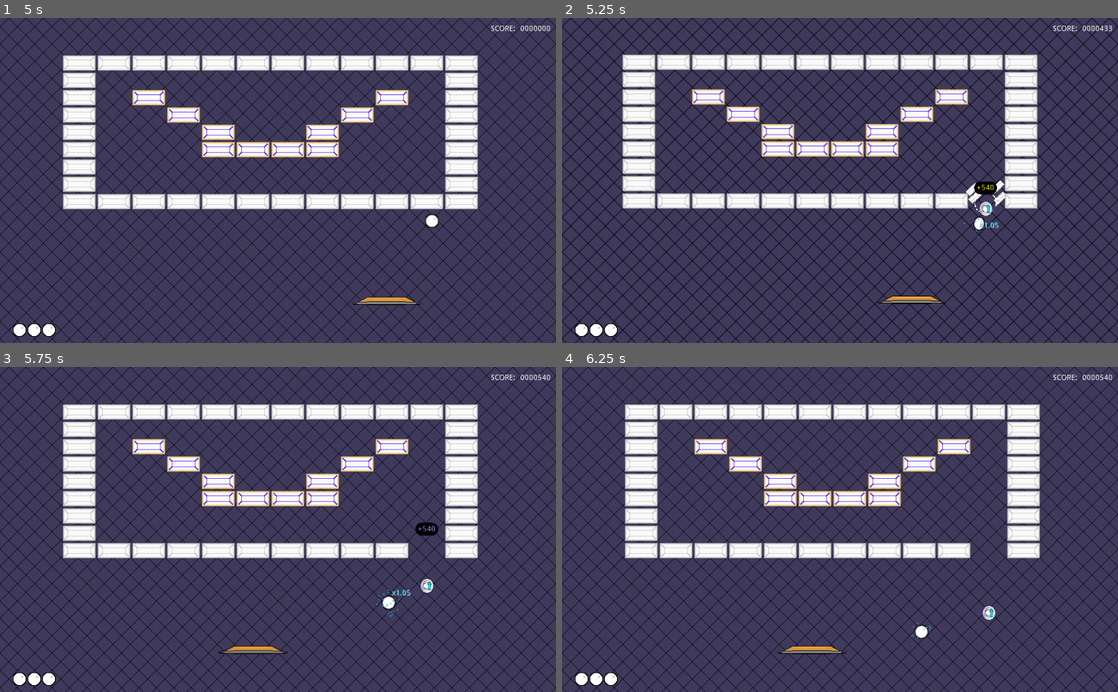
Above: before the commit, frames 1-4 (two rows, left to right).
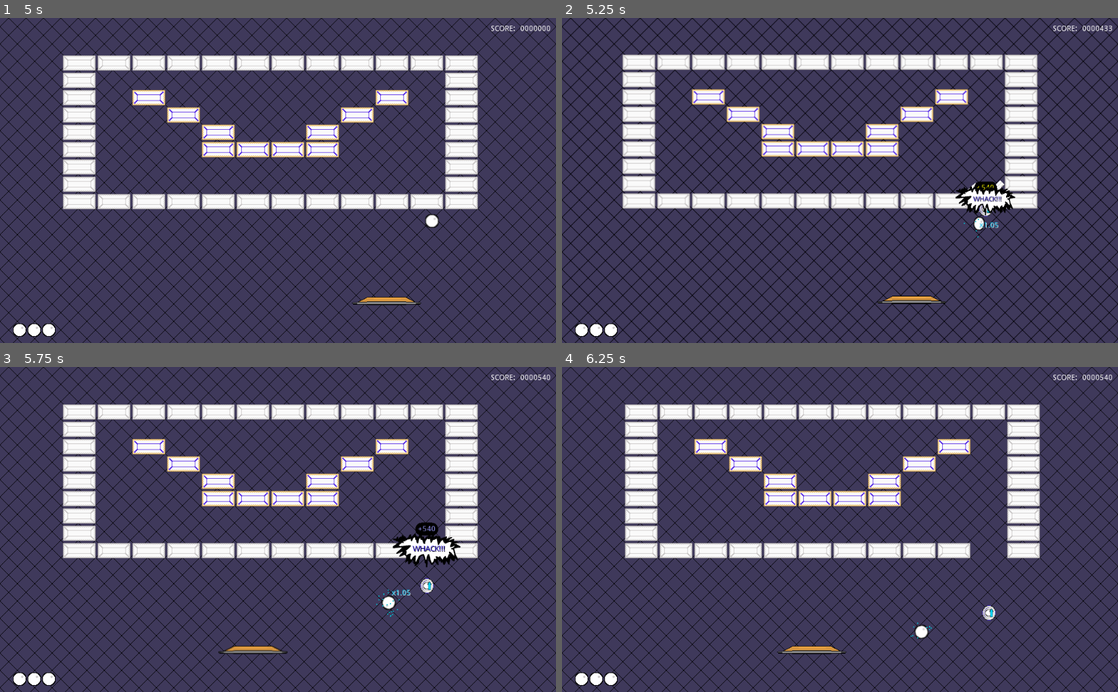
Above: after the commit, the same moments.

Repository: Anatolij-Grigorjev/Breakout4Godot
Game: Godot game, scene res://BreakoutGame.tscn
Same seed, same stepped clock (60 frames per second), same inputs: the game is played once before the commit and once after it.
Inputs (mouse positions are in pixels of both pictures, inside the frame that each line leads up to):
- Up to frame 1 (5 s): tap Enter (ui_accept) at 0.5, 0.77, 2, 3.5, 3.77 s; move the mouse to (400, 164) at 0.52 s; hold Right (paddle_right) 0.53-1.25 s; tap Space (paddle_launch_ball) at 0.6, 3.6 s; click (400, 164) at 0.67 s; drag from (166, 196) to (250, 245) at 1.27 s; move the mouse to (333, 109) at 2.02 s; hold Right (paddle_right) 2.03-2.75 s; tap Alt at 2.1 s; drag from (250, 245) to (111, 131) at 2.77 s; move the mouse to (444, 229) at 3.52 s; hold Left (paddle_left) 3.53-4.25 s; drag from (111, 131) to (194, 99) at 4.27 s
- Up to frame 2 (5.25 s): move the mouse to (867, 180) at 5.02 s; hold Left (paddle_left) from 5.03 s (still down); tap Alt at 5.1 s; click (867, 180) at 5.17 s
- Up to frame 3 (5.75 s): keep holding Left (paddle_left)
- Up to frame 4 (6.25 s): release Left (paddle_left) at 5.75 s; drag from (756, 448) to (728, 545) at 5.77 s

Frame 1 is identical in both runs. In frame 2, 0.6% of the frame differs, in the area x 70-82%, y 51-61%; in frame 3, 0.8%, in the area x 70-83%, y 51-62%; in frame 4, nothing differs.

Commit message:
add shouty words to brick destruction

Diff:
--- a/game/BreakoutGame.gd
+++ b/game/BreakoutGame.gd
@@ -9,6 +9,14 @@
 const PowerupExtraBallScn = preload("res://drops/PowerupExtraBall.tscn")
 const PowerupSpeedupBallScn = preload("res://drops//PowerupSpeedupBall.tscn")
 const PowerupSlowdownBallScn = preload("res://drops//PowerupSlowdownBall.tscn")
+
+
+#breaking shouts
+const BreakShoutTemplate1 = preload("res://bricks/BreakShout1.tscn")
+var break_templates = [
+	BreakShoutTemplate1
+]
+var break_words = ["BOOM!!!", "WHAM!!!", "WHACK!!!", "KAPOW!!!"]
 
 signal game_over(total_score)
 
@@ -161,6 +169,7 @@
 	scoreCounter.value += brickPoints
 
 	_process_drop_powerup(type, global_brick_center)
+	_add_random_shout_at(global_brick_center)
 
 
 
@@ -291,6 +300,17 @@
 	ballSmokes.fireNextParticleSystem(particlesPos, particlesRotation)
 
 
+func _add_random_shout_at(shout_origin: Vector2):
+
+	var shout_template = Utils.randomElement(break_templates) as PackedScene
+	var new_shout = shout_template.instance()
+	new_shout.get_node("Sprite/Label").text = Utils.randomElement(break_words)
+	new_shout.global_position = shout_origin
+	add_child(new_shout)
+
+
+
+
 func _add_scored_points_bubble(score_origin: Vector2, points: float):
 	_add_flashing_text_above_paddle(
 		score_origin - Vector2(0, 15),
--- a/game/Utils.gd
+++ b/game/Utils.gd
@@ -189,6 +189,12 @@
 	return arr[0]
 
 
+static func randomElement(arr: Array):
+	if (arr == null or arr.empty()):
+		return null
+	return arr[rand_range(0, arr.size())]
+
+
 """
 Find first node belonging to specified group in specified scene tree
 Returns null if no nodes in group found
--- /dev/null
+++ b/game/bricks/BreakShout1.tscn
@@ -0,0 +1,72 @@
+[gd_scene load_steps=4 format=2]
+
+[ext_resource path="res://bricks/shout_template1.png" type="Texture" id=1]
+
+[sub_resource type="Animation" id=2]
+length = 0.001
+tracks/0/type = "value"
+tracks/0/path = NodePath("Sprite:scale")
+tracks/0/interp = 1
+tracks/0/loop_wrap = true
+tracks/0/imported = false
+tracks/0/enabled = true
+tracks/0/keys = {
+"times": PoolRealArray( 0 ),
+"transitions": PoolRealArray( 1 ),
+"update": 0,
+"values": [ Vector2( 1, 1 ) ]
+}
+
+[sub_resource type="Animation" id=1]
+resource_name = "appear"
+tracks/0/type = "value"
+tracks/0/path = NodePath("Sprite:scale")
+tracks/0/interp = 1
+tracks/0/loop_wrap = true
+tracks/0/imported = false
+tracks/0/enabled = true
+tracks/0/keys = {
+"times": PoolRealArray( 0, 0.3 ),
+"transitions": PoolRealArray( 0.329877, 1 ),
+"update": 0,
+"values": [ Vector2( 0, 0 ), Vector2( 0.5, 0.5 ) ]
+}
+tracks/1/type = "method"
+tracks/1/path = NodePath(".")
+tracks/1/interp = 1
+tracks/1/loop_wrap = true
+tracks/1/imported = false
+tracks/1/enabled = true
+tracks/1/keys = {
+"times": PoolRealArray( 1 ),
+"transitions": PoolRealArray( 1 ),
+"values": [ {
+"args": [  ],
+"method": "queue_free"
+} ]
+}
+
+[node name="BreakShout1" type="Node2D"]
+
+[node name="Sprite" type="Sprite" parent="."]
+texture = ExtResource( 1 )
+
+[node name="Label" type="Label" parent="Sprite"]
+margin_left = -20.0
+margin_top = -12.0
+margin_right = 40.0
+margin_bottom = 5.0
+rect_scale = Vector2( 2, 2 )
+rect_pivot_offset = Vector2( 31.5, 10 )
+custom_colors/font_color = Color( 0.101961, 0, 1, 0.694118 )
+custom_colors/font_outline_modulate = Color( 0, 0, 0, 1 )
+custom_colors/font_color_shadow = Color( 0, 0, 0, 1 )
+text = "BOOM!!!"
+align = 1
+valign = 1
+uppercase = true
+
+[node name="AnimationPlayer" type="AnimationPlayer" parent="."]
+autoplay = "appear"
+anims/RESET = SubResource( 2 )
+anims/appear = SubResource( 1 )
Binary file added: game/bricks/shout_template1.png
Not shown, added: game/bricks/shout_template1.png.import
Not shown, added: assets/cooked/shout_template1.png
Not shown, changed: assets/workspace/shout_template1.piskel
